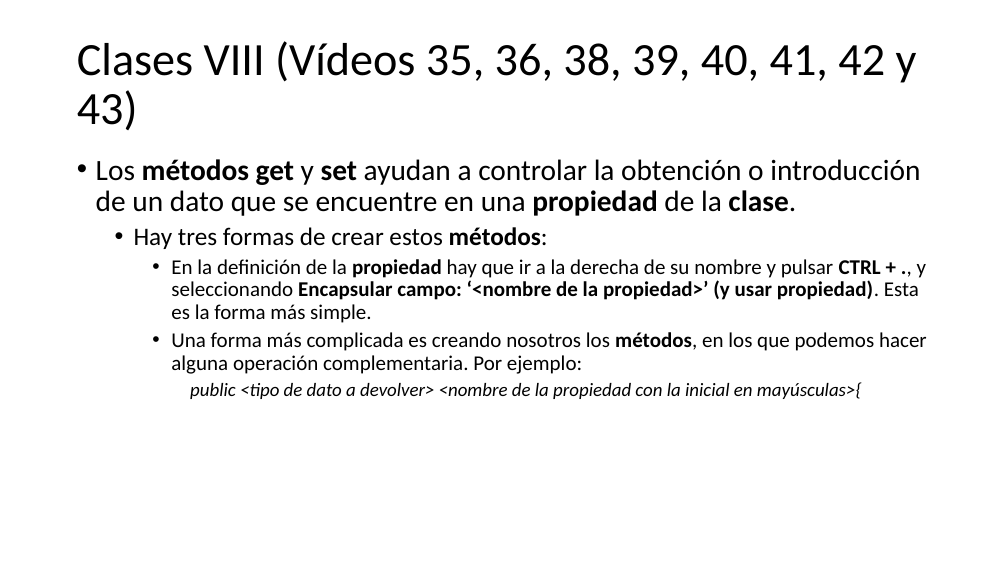
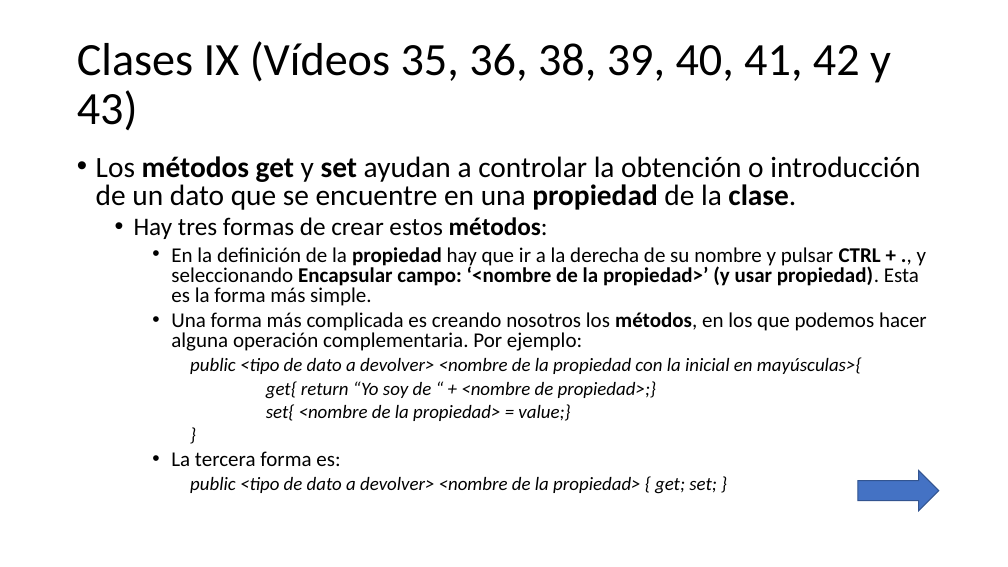
Before and after one commit to Worome/Recetatic, a slide deck: slide 44 of Recetatic/Visual C#.pptx. Drawn at 1008x567 pixels with LibreOffice and Linux fonts; fonts in the diff are those of the drawing. Boxes give left, top, right and bottom in pixels: in the first picture for what was removed or moved away, otherwise in the second. Text is boxed around its words. In the diff, an @@ line names an element or a change of style, - is before the commit and + after.

```diff
--- a/Recetatic/Visual C#.pptx
+++ b/Recetatic/Visual C#.pptx
@@ title at bbox=[77, 41, 891, 130]: text changed @@
-Clases VIII (Vídeos 35, 36, 38, 39, 40, 41, 42 y 43)
+Clases IX (Vídeos 35, 36, 38, 39, 40, 41, 42 y 43)
@@ text at bbox=[96, 156, 927, 374]: line spacing 0.9 to 0.8 @@
@@ text at bbox=[171, 381, 717, 494]: paragraphs added @@
+      get{ return “Yo soy de “ + <nombre de propiedad>;}
+      set{ <nombre de la propiedad> = value;}
+      }
+    • La tercera forma es:
+      public <tipo de dato a devolver> <nombre de la propiedad> { get; set; }
@@ right arrow added at bbox=[858, 471, 939, 511], fill #4472C4, outline #325491 1 pt @@
```
Also in this commit, not shown: 16 slides added.
